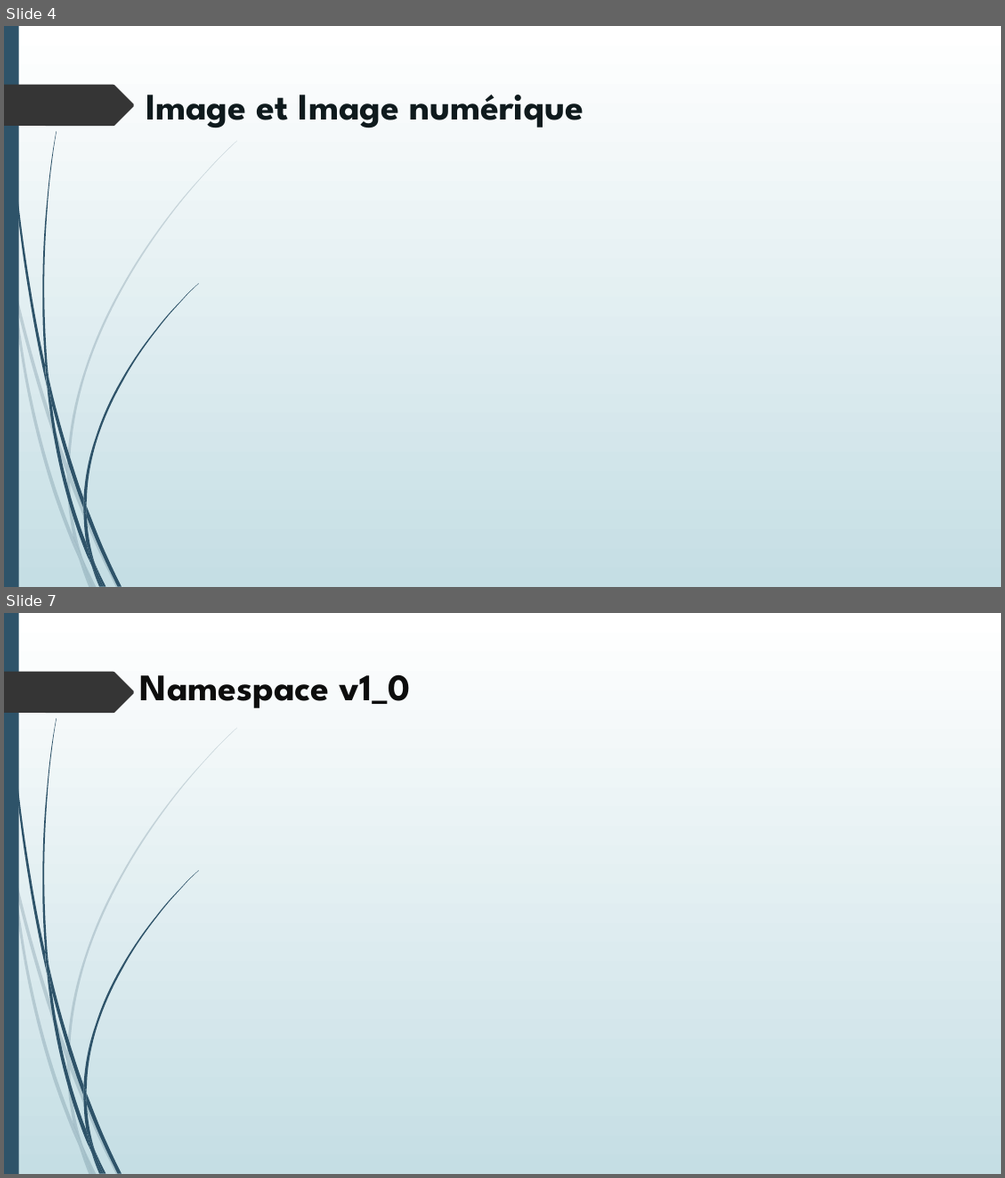
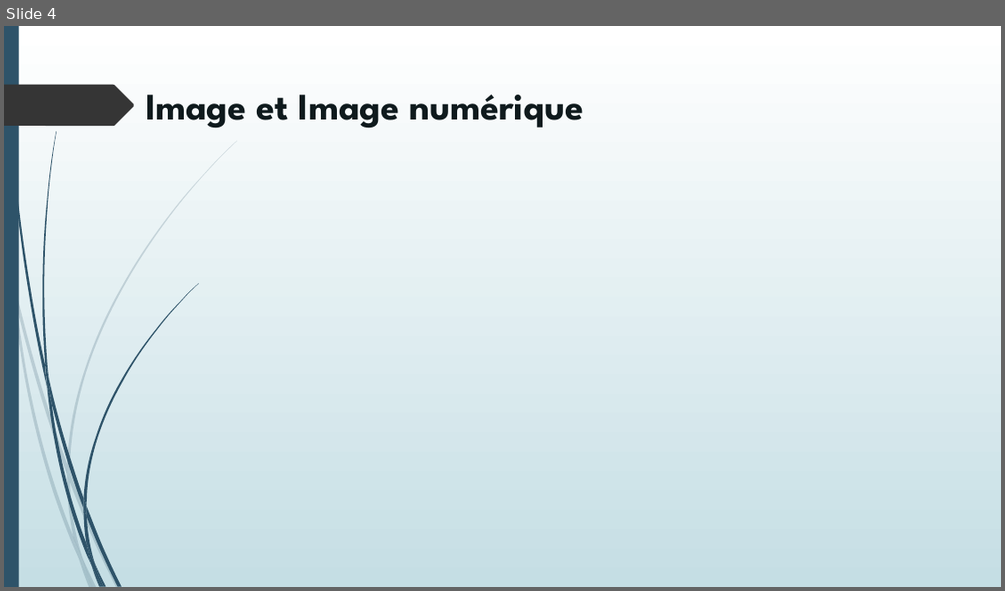
Before and after one commit to lyeslehara1996/TER, a slide deck: Présentation TER.pptx. Shown one above the other, each under a label of ours: slides 4 and 7 before the commit, slide 4 after it; the slides between them are not shown. The pictures are 1005x1178 and 1005x591 pixels, drawn with LibreOffice and Linux fonts; fonts in the diff are those of the drawing. Boxes give left, top, right and bottom in pixels: in the first picture for what was removed or moved away, otherwise in the second. Text is boxed around its words. In the diff, an @@ line names an element or a change of style, - is before the commit and + after.

```diff
--- a/Présentation TER.pptx
+++ b/Présentation TER.pptx
@@ slide 7 removed at [4, 613, 1001, 1174], background gradient #FFFFFF to #C5DEE5; not listed: 24 template elements that a slide beside it also shows @@
@@ title removed at [140, 674, 410, 708] @@
-Namespace v1_0
```
Also in this commit, not shown: 4 slides changed, 10 slides added, 2 other slides removed, 1 other file.
